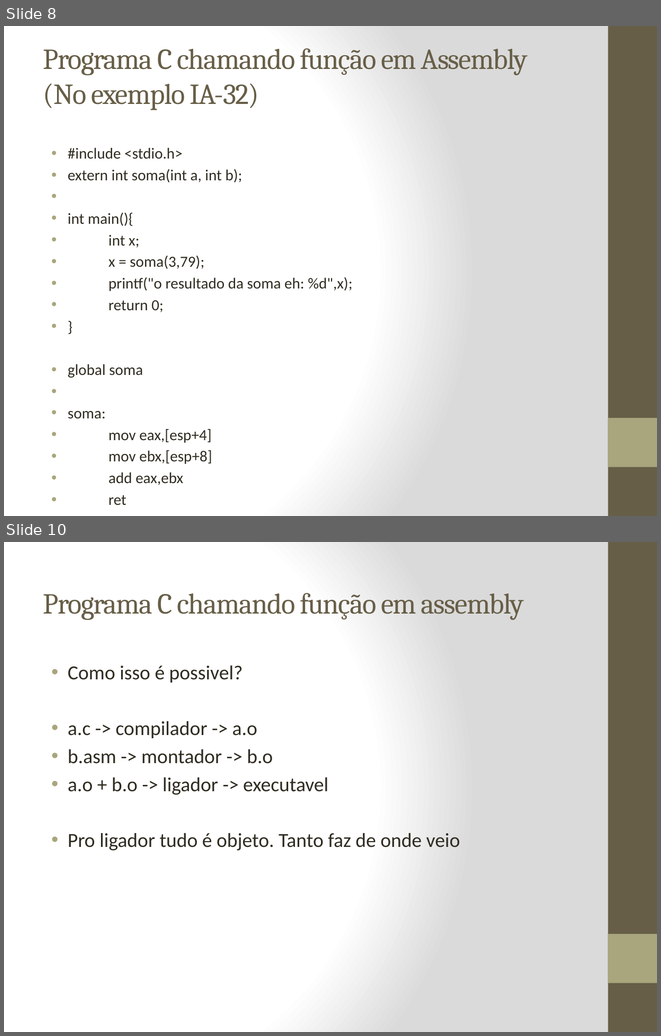
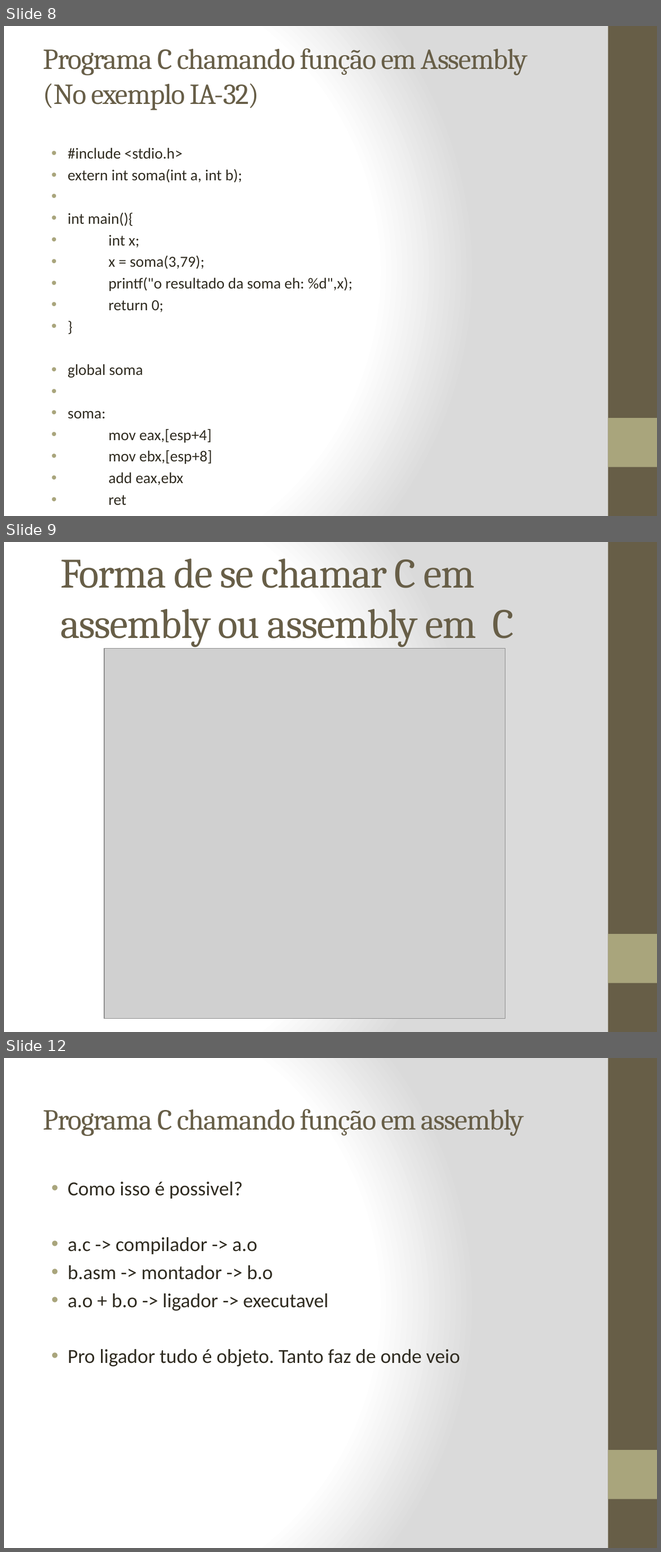
Before and after one commit to badershs/mips-assembler-unb, a slide deck: seminario/Interface entre C e Assemby 8085.pptx. Shown one above the other, each under a label of ours: slides 8 and 10 before the commit, slides 8, 9 and 12 after it; the slides between them are not shown. The pictures are 661x1036 and 661x1552 pixels, drawn with LibreOffice and Linux fonts; fonts in the diff are those of the drawing; grey boxes stand for pictures. Boxes give left, top, right and bottom in pixels: in the first picture for what was removed or moved away, otherwise in the second. Text is boxed around its words. In the diff, an @@ line names an element or a change of style, - is before the commit and + after.

```diff
--- a/seminario/Interface entre C e Assemby 8085.pptx
+++ b/seminario/Interface entre C e Assemby 8085.pptx
@@ slide 9 added at [4, 542, 657, 1032], background gradient #FFFFFF to #DADADA; not listed: 2 template elements that a slide beside it also shows @@
@@ title added at [60, 558, 514, 646], 46 pt, text #675E47 @@
+Forma de se chamar C em assembly ou assembly em C
@@ picture added at [105, 649, 505, 1018] @@
@@ what was slide 10 is now slide 12 @@
```
Also in this commit, not shown: 1 other slide added.
